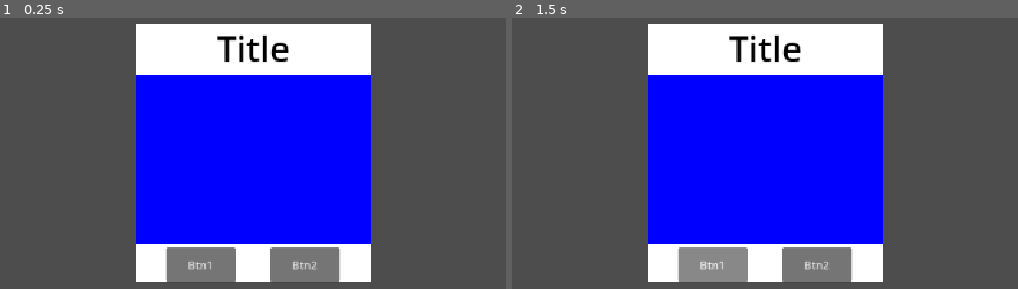
Above: before the commit, frames 1-2 (left to right).
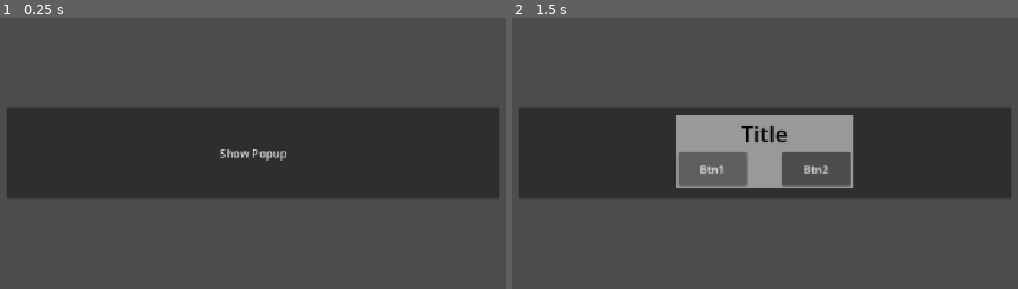
Above: after the commit, the same moments.

Repository: aspen-otr/clueheads
Game: Godot game, scene res://test_popup.tscn
Same seed, same stepped clock (60 frames per second), same inputs: the game is played once before the commit and once after it. Before the commit the project starts from res://ui.tscn.
Inputs:
- Up to frame 1 (0.25 s): no input
- Up to frame 2 (1.5 s): click "Btn1" (after the commit: "Show Popup") at 0.5 s; click "Btn1" at 1.25 s

The runs differ from the first frame. In frame 1, 61% of the frame differs, in the area x 1-99%, y 2-98%; in frame 2, 61%.

Commit message:
Openable Popup

Diff:
--- /dev/null
+++ b/popups.gd
@@ -0,0 +1,7 @@
+extends Control
+
+func show_basic_popup() -> void:
+	%BasicPopup.popup()
+
+func hide_basic_popup() -> void:
+	%BasicPopup.hide()
--- /dev/null
+++ b/popups.tscn
@@ -0,0 +1,61 @@
+[gd_scene format=3 uid="uid://ihynpbig6t2e"]
+
+[ext_resource type="Script" uid="uid://4m5lldx88fb" path="res://popups.gd" id="1_w2jk7"]
+
+[sub_resource type="Theme" id="Theme_2lnam"]
+
+[sub_resource type="StyleBoxFlat" id="StyleBoxFlat_2jgpx"]
+
+[sub_resource type="LabelSettings" id="LabelSettings_0r1bn"]
+font_size = 32
+font_color = Color(0, 0, 0, 1)
+
+[node name="Popups" type="Control" unique_id=942190368]
+layout_mode = 3
+anchors_preset = 15
+anchor_right = 1.0
+anchor_bottom = 1.0
+grow_horizontal = 2
+grow_vertical = 2
+size_flags_horizontal = 3
+size_flags_vertical = 3
+script = ExtResource("1_w2jk7")
+
+[node name="CanvasLayer" type="CanvasLayer" parent="." unique_id=266537817]
+
+[node name="BasicPopup" type="PopupPanel" parent="CanvasLayer" unique_id=1838951175]
+unique_name_in_owner = true
+oversampling_override = 1.0
+initial_position = 1
+size = Vector2i(258, 107)
+theme = SubResource("Theme_2lnam")
+theme_override_styles/panel = SubResource("StyleBoxFlat_2jgpx")
+
+[node name="VBoxContainer" type="VBoxContainer" parent="CanvasLayer/BasicPopup" unique_id=1498583068]
+anchors_preset = 15
+anchor_right = 1.0
+anchor_bottom = 1.0
+grow_horizontal = 2
+grow_vertical = 2
+alignment = 1
+
+[node name="Text" type="Label" parent="CanvasLayer/BasicPopup/VBoxContainer" unique_id=286763521]
+layout_mode = 2
+text = "Title"
+label_settings = SubResource("LabelSettings_0r1bn")
+horizontal_alignment = 1
+
+[node name="Buttons" type="HBoxContainer" parent="CanvasLayer/BasicPopup/VBoxContainer" unique_id=1004694984]
+layout_mode = 2
+theme_override_constants/separation = 50
+alignment = 1
+
+[node name="Btn1" type="Button" parent="CanvasLayer/BasicPopup/VBoxContainer/Buttons" unique_id=145161978]
+custom_minimum_size = Vector2(100, 50)
+layout_mode = 2
+text = "Btn1"
+
+[node name="Btn2" type="Button" parent="CanvasLayer/BasicPopup/VBoxContainer/Buttons" unique_id=1196587035]
+custom_minimum_size = Vector2(100, 50)
+layout_mode = 2
+text = "Btn2"
--- a/project.godot
+++ b/project.godot
@@ -11,9 +11,13 @@
 [application]
 
 config/name="Clueheads"
-run/main_scene="uid://dm7vuwxtg3460"
+run/main_scene="uid://cavnxmxg3cyrl"
 config/features=PackedStringArray("4.7", "Forward Plus")
 config/icon="res://icon.svg"
+
+[autoload]
+
+Popups="*uid://ihynpbig6t2e"
 
 [display]
 
--- /dev/null
+++ b/test_popup.gd
@@ -0,0 +1,5 @@
+extends Button
+
+
+func _on_pressed() -> void:
+	Popups.show_basic_popup()
--- /dev/null
+++ b/test_popup.tscn
@@ -0,0 +1,30 @@
+[gd_scene format=3 uid="uid://cavnxmxg3cyrl"]
+
+[ext_resource type="Script" uid="uid://bv0u3aviqaj2s" path="res://test_popup.gd" id="1_dpne6"]
+
+[node name="Control" type="Control" unique_id=1298302683]
+layout_mode = 3
+anchors_preset = 15
+anchor_right = 1.0
+anchor_bottom = 1.0
+grow_horizontal = 2
+grow_vertical = 2
+
+[node name="UI" type="CanvasLayer" parent="." unique_id=541275637]
+
+[node name="Button" type="Button" parent="UI" unique_id=1536550123]
+anchors_preset = 8
+anchor_left = 0.5
+anchor_top = 0.5
+anchor_right = 0.5
+anchor_bottom = 0.5
+offset_left = -355.0
+offset_top = -66.0
+offset_right = 355.0
+offset_bottom = 66.0
+grow_horizontal = 2
+grow_vertical = 2
+text = "Show Popup"
+script = ExtResource("1_dpne6")
+
+[connection signal="pressed" from="UI/Button" to="UI/Button" method="_on_pressed"]
--- a/ui.tscn
+++ /dev/null
@@ -1,64 +0,0 @@
-[gd_scene format=3 uid="uid://dm7vuwxtg3460"]
-
-[sub_resource type="LabelSettings" id="LabelSettings_0r1bn"]
-font_size = 50
-font_color = Color(0, 0, 0, 1)
-
-[node name="Control" type="Control" unique_id=942190368]
-layout_mode = 3
-anchors_preset = 15
-anchor_right = 1.0
-anchor_bottom = 1.0
-grow_horizontal = 2
-grow_vertical = 2
-size_flags_horizontal = 3
-size_flags_vertical = 3
-
-[node name="ColorRect" type="ColorRect" parent="." unique_id=28929102]
-layout_mode = 1
-anchors_preset = 8
-anchor_left = 0.5
-anchor_top = 0.5
-anchor_right = 0.5
-anchor_bottom = 0.5
-offset_left = -168.5
-offset_top = -185.5
-offset_right = 168.5
-offset_bottom = 185.5
-grow_horizontal = 2
-grow_vertical = 2
-
-[node name="VBoxContainer" type="VBoxContainer" parent="ColorRect" unique_id=1498583068]
-layout_mode = 1
-anchors_preset = 15
-anchor_right = 1.0
-anchor_bottom = 1.0
-grow_horizontal = 2
-grow_vertical = 2
-alignment = 1
-
-[node name="Label" type="Label" parent="ColorRect/VBoxContainer" unique_id=286763521]
-layout_mode = 2
-text = "Title"
-label_settings = SubResource("LabelSettings_0r1bn")
-horizontal_alignment = 1
-
-[node name="ColorRect" type="ColorRect" parent="ColorRect/VBoxContainer" unique_id=2106113602]
-layout_mode = 2
-size_flags_vertical = 3
-color = Color(0, 0, 1, 1)
-
-[node name="HBoxContainer" type="HBoxContainer" parent="ColorRect/VBoxContainer" unique_id=1004694984]
-layout_mode = 2
-theme_override_constants/separation = 50
-alignment = 1
-
-[node name="Button" type="Button" parent="ColorRect/VBoxContainer/HBoxContainer" unique_id=145161978]
-custom_minimum_size = Vector2(100, 50)
-layout_mode = 2
-text = "Btn1"
-
-[node name="Button2" type="Button" parent="ColorRect/VBoxContainer/HBoxContainer" unique_id=1196587035]
-custom_minimum_size = Vector2(100, 50)
-layout_mode = 2
-text = "Btn2"
Not shown, added: popups.gd.uid
Not shown, added: test_popup.gd.uid
